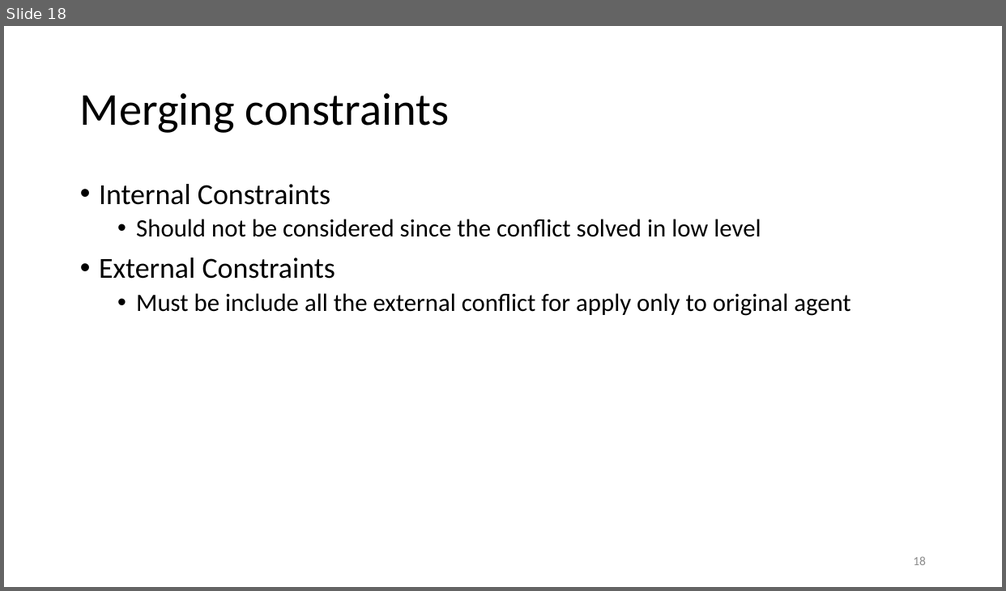
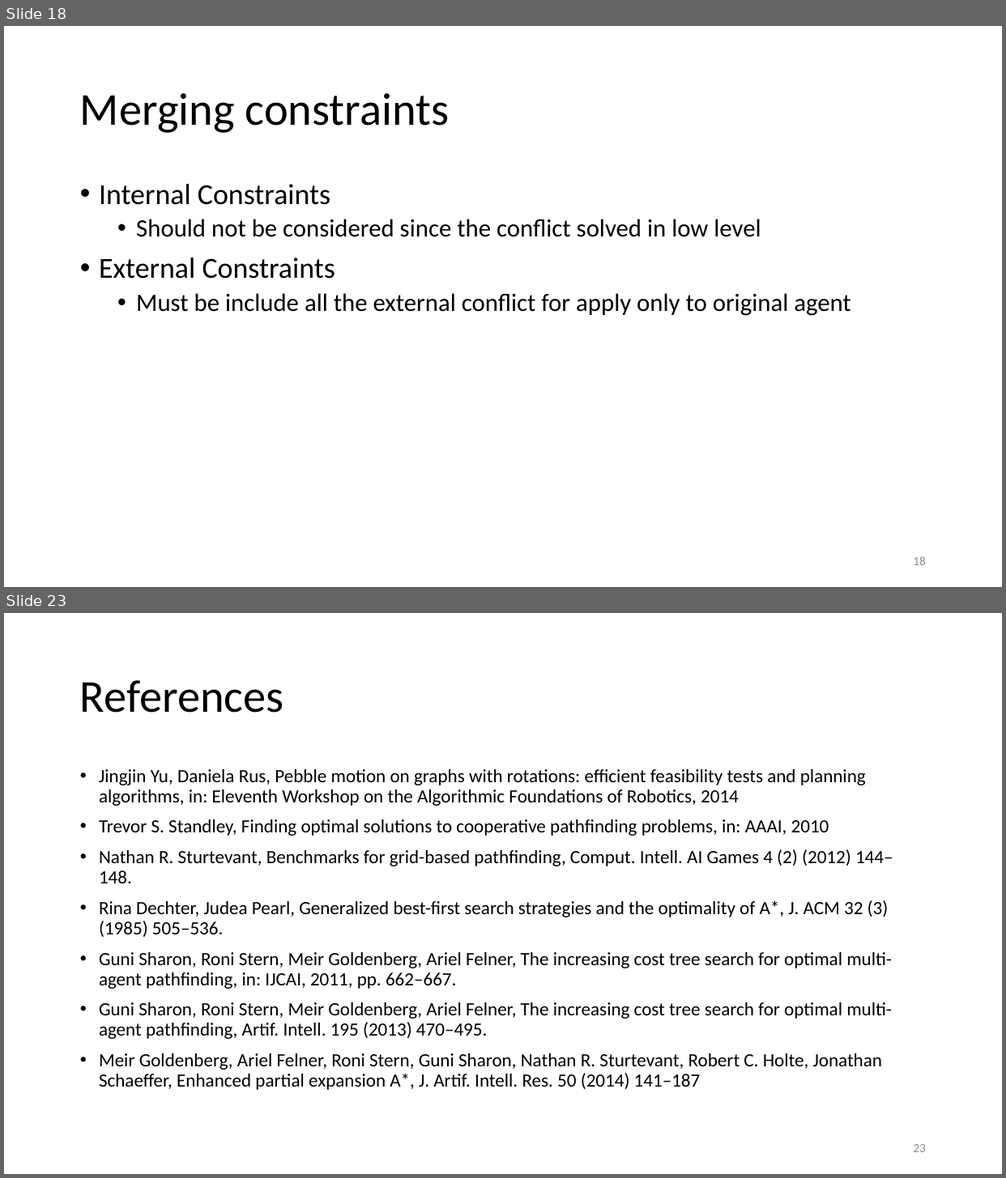
Before and after one commit to DemirDorukDilek/CBS, a slide deck: dahahilipls.pptx. Shown one above the other, each under a label of ours: slide 18 before the commit, slides 18 and 23 after it; the slides between them are not shown. The pictures are 1006x591 and 1006x1178 pixels, drawn with LibreOffice and Linux fonts; fonts in the diff are those of the drawing. Boxes give left, top, right and bottom in pixels: in the first picture for what was removed or moved away, otherwise in the second. Text is boxed around its words. In the diff, an @@ line names an element or a change of style, - is before the commit and + after.

```diff
--- a/dahahilipls.pptx
+++ b/dahahilipls.pptx
@@ slide 23 added at bbox=[4, 613, 1002, 1174], background #FFFFFF @@
@@ title added at bbox=[80, 680, 284, 713], 44 pt, text #000000 @@
+References
@@ text added at bbox=[99, 769, 893, 1090], 18 pt, text #000000 @@
+• Jingjin Yu, Daniela Rus, Pebble motion on graphs with rotations: efficient feasibility tests and planning algorithms, in: Eleventh Workshop on the Algorithmic Foundations of Robotics, 2014
+• Trevor S. Standley, Finding optimal solutions to cooperative pathfinding problems, in: AAAI, 2010
+• Nathan R. Sturtevant, Benchmarks for grid-based pathfinding, Comput. Intell. AI Games 4 (2) (2012) 144–148.
+• Rina Dechter, Judea Pearl, Generalized best-first search strategies and the optimality of A*, J. ACM 32 (3) (1985) 505–536.
+• Guni Sharon, Roni Stern, Meir Goldenberg, Ariel Felner, The increasing cost tree search for optimal multi-agent pathfinding, in: IJCAI, 2011, pp. 662–667.
+• Guni Sharon, Roni Stern, Meir Goldenberg, Ariel Felner, The increasing cost tree search for optimal multi-agent pathfinding, Artif. Intell. 195 (2013) 470–495.
+• Meir Goldenberg, Ariel Felner, Roni Stern, Guni Sharon, Nathan R. Sturtevant, Robert C. Holte, Jonathan Schaeffer, Enhanced partial expansion A*, J. Artif. Intell. Res. 50 (2014) 141–187
@@ page number added at bbox=[913, 1144, 926, 1152], 12 pt, text #8C8C8C @@
+23
```
Also in this commit, not shown: 1 slide changed, 7 other slides added, 2 slides removed.
